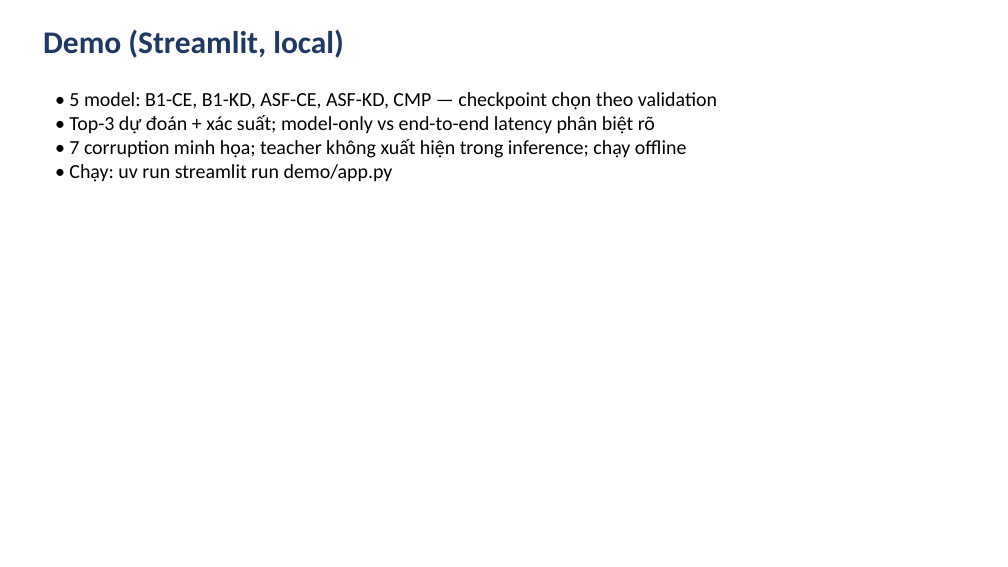
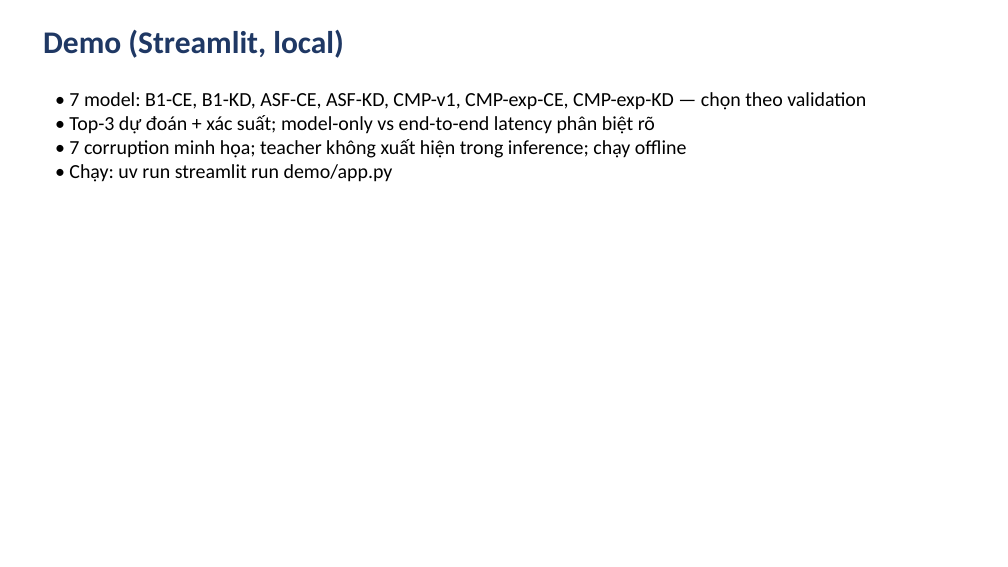
Before and after one commit to bangdang-ai-developer/kaggle-research, a slide deck: slide 17 of deliverables/Slides_cuoi_mon_NWPU_RESISC45.pptx (slide 16 before the commit). Drawn at 1008x567 pixels with LibreOffice and Linux fonts; fonts in the diff are those of the drawing. Boxes give left, top, right and bottom in pixels: in the first picture for what was removed or moved away, otherwise in the second. Text is boxed around its words. In the diff, an @@ line names an element or a change of style, - is before the commit and + after.

Commit message:
V4 (Huong A): Fix CMP logit_scale exp(theta), 3-seed Val+TEST evaluation, update deliverables/DOCX/PPTX/ZIP (125 validation checks PASS)

```diff
--- a/deliverables/Slides_cuoi_mon_NWPU_RESISC45.pptx
+++ b/deliverables/Slides_cuoi_mon_NWPU_RESISC45.pptx
@@ text at [69, 92, 866, 110]: text changed @@
-• 5 model: B1-CE, B1-KD, ASF-CE, ASF-KD, CMP — checkpoint chọn theo validation
+• 7 model: B1-CE, B1-KD, ASF-CE, ASF-KD, CMP-v1, CMP-exp-CE, CMP-exp-KD — chọn theo validation
```
Also in this commit, not shown: 2 other slides changed, 1 slide added, 35 other files.
